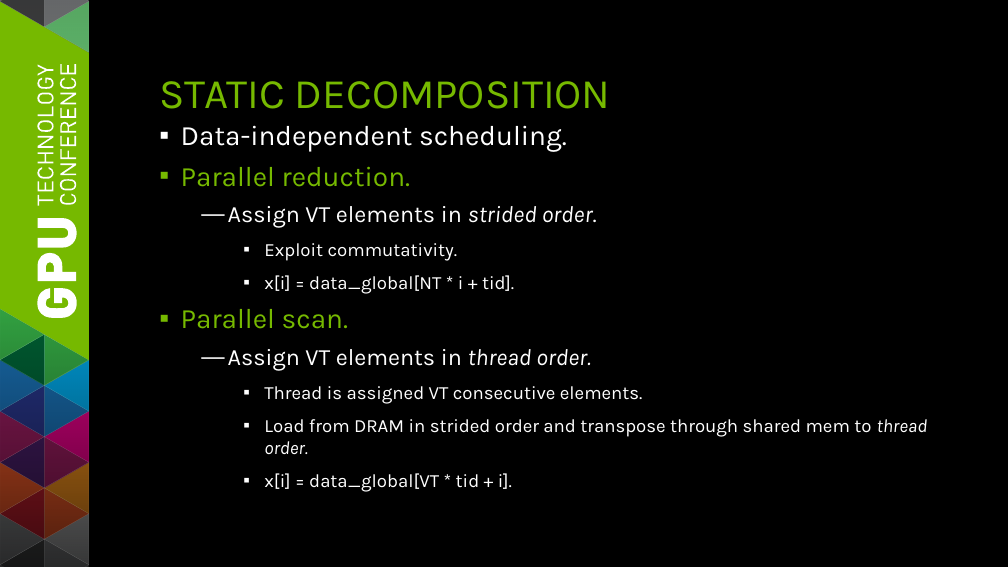
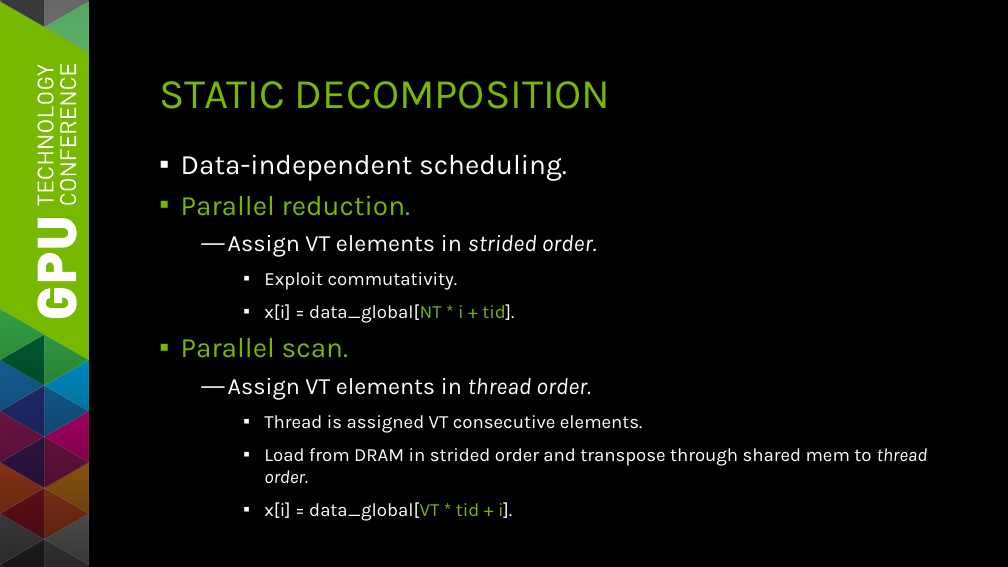
Before and after one commit to seanbaxter/gtc_2014, a slide deck: slide 7 of gtc_2014_sean_baxter.pptx (slide 6 before the commit). Drawn at 1008x567 pixels with LibreOffice and Linux fonts; fonts in the diff are those of the drawing. Boxes give left, top, right and bottom in pixels: in the first picture for what was removed or moved away, otherwise in the second. Text is boxed around its words. In the diff, an @@ line names an element or a change of style, - is before the commit and + after.

```diff
--- a/gtc_2014_sean_baxter.pptx
+++ b/gtc_2014_sean_baxter.pptx
@@ text "Data-independent scheduling.": place and size @@
-text "Data-independent scheduling." at <box>181,125,928,492</box>
+text "Data-independent scheduling." at <box>181,154,928,521</box>
@@ text at <box>264,304,514,521</box>: text colour #FFFFFF to #76B900 in "data_global[NT * i + tid].", "data_global[VT * tid + i]." @@
```
Also in this commit, not shown: 7 other slides changed, 11 slides added, 1 slide removed, 1 other file.
